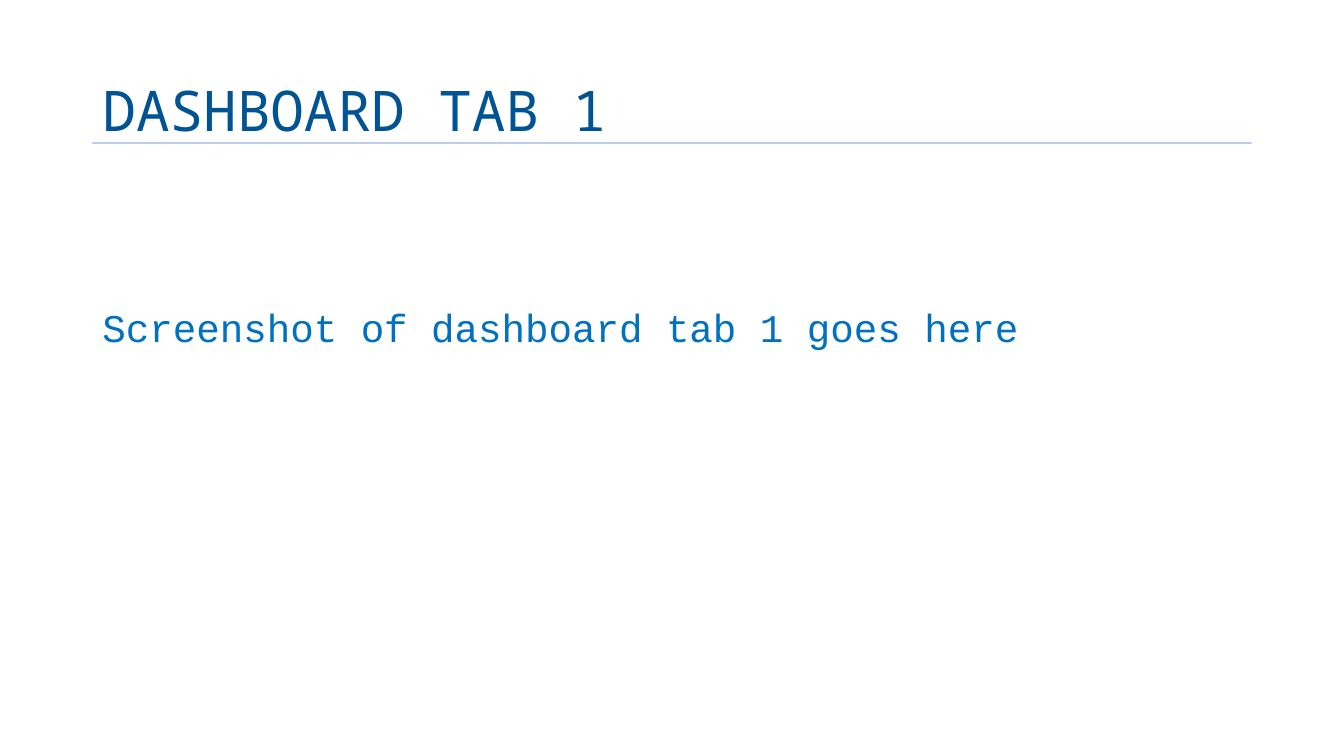
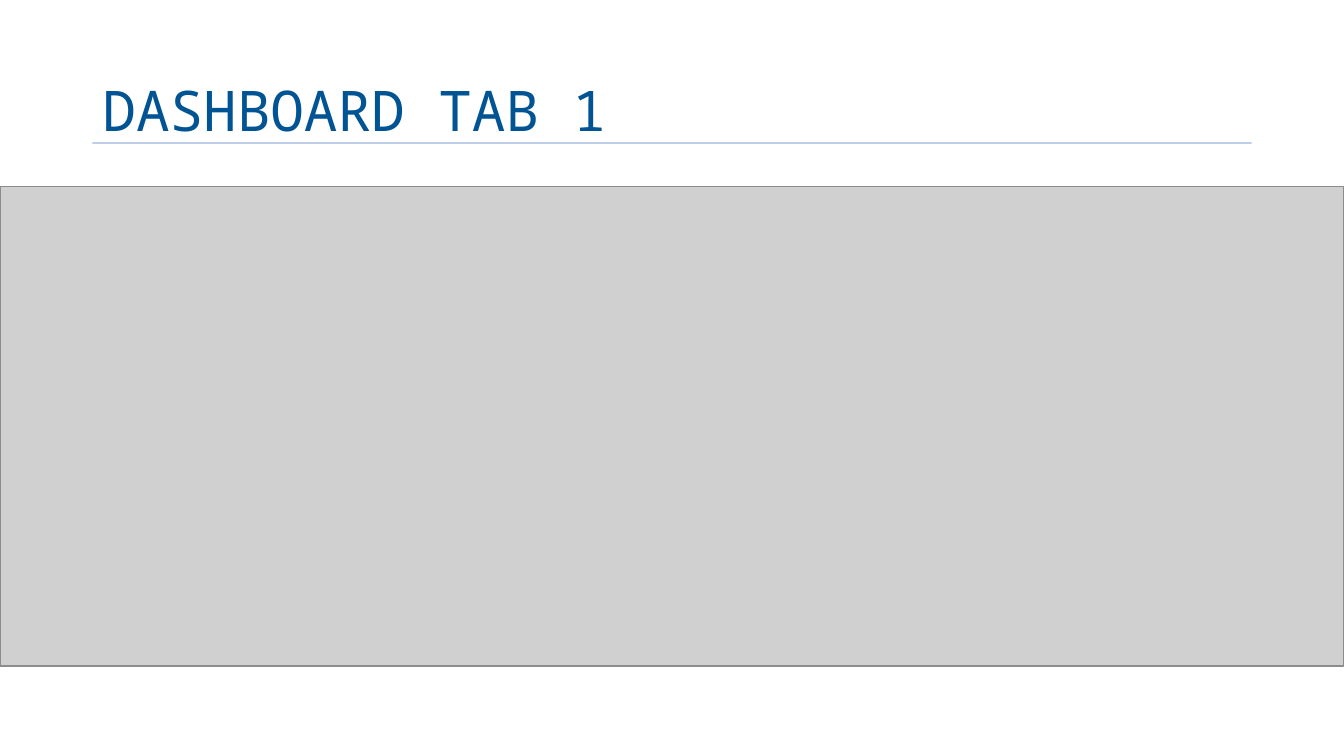
Before and after one commit to nguyenanhduc6479/capstone_project, a slide deck: slide 12 of week6/capstone-story-template.pptx. Drawn at 1344x756 pixels with LibreOffice and Linux fonts; fonts in the diff are those of the drawing; grey boxes stand for pictures; background and template pictures are left out. Boxes give left, top, right and bottom in pixels: in the first picture for what was removed or moved away, otherwise in the second. Text is boxed around its words. In the diff, an @@ line names an element or a change of style, - is before the commit and + after.

```diff
--- a/week6/capstone-story-template.pptx
+++ b/week6/capstone-story-template.pptx
@@ picture added at [0,187,1344,666] @@
@@ text removed at [102,314,1018,350] @@
-Screenshot of dashboard tab 1 goes here
```
Also in this commit, not shown: 19 other slides changed.
